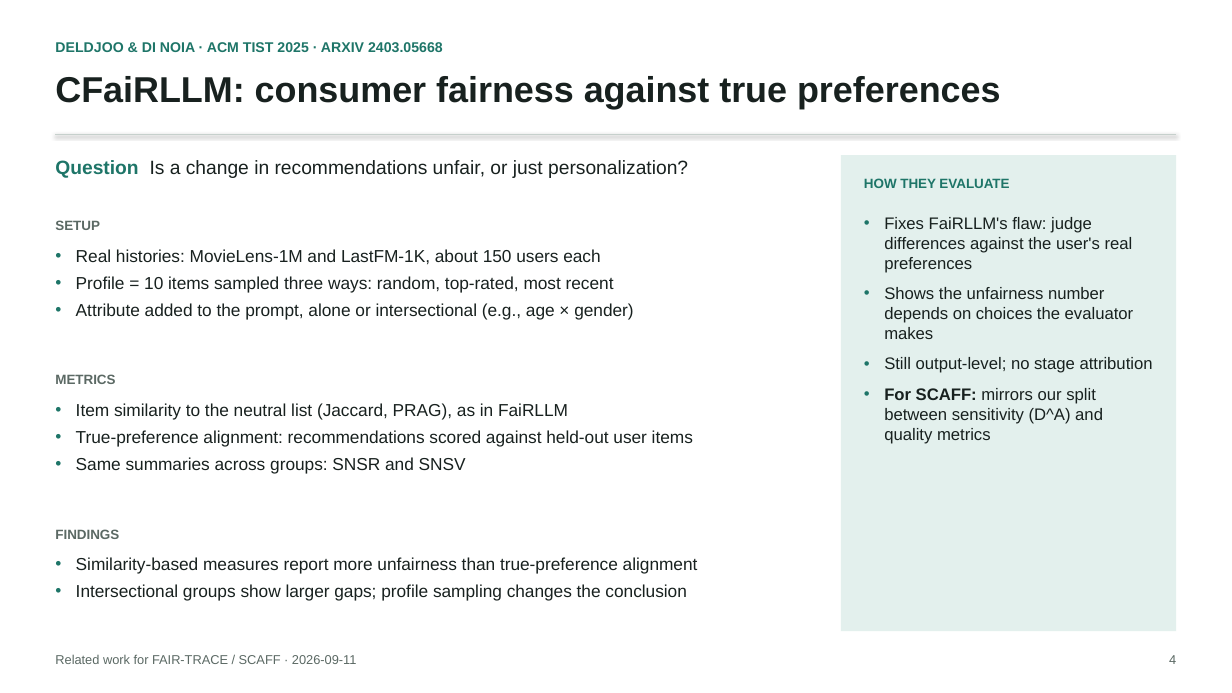
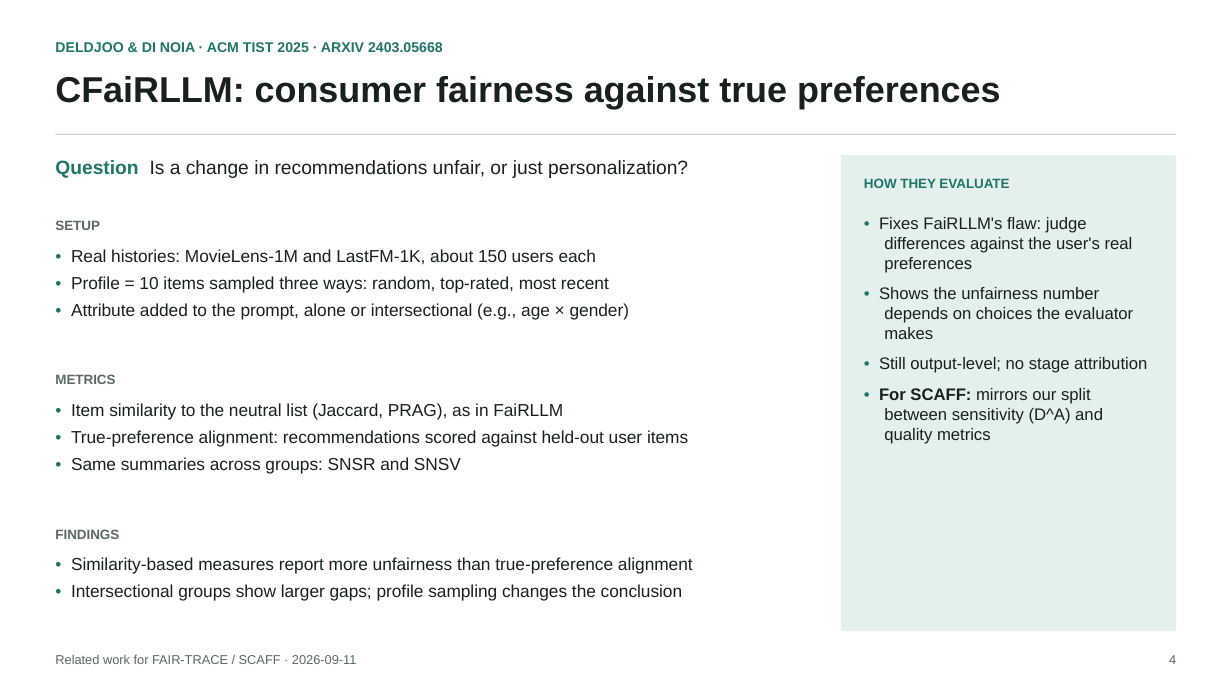
Before and after one commit to JiaruiWang-Jill/fair-trace, a slide deck: slide 4 of 0911_related_work_fairness_audits.pptx. Drawn at 1232x693 pixels with LibreOffice and Linux fonts; fonts in the diff are those of the drawing. Boxes give left, top, right and bottom in pixels: in the first picture for what was removed or moved away, otherwise in the second. Text is boxed around its words. In the diff, an @@ line names an element or a change of style, - is before the commit and + after.

```diff
--- a/0911_related_work_fairness_audits.pptx
+++ b/0911_related_work_fairness_audits.pptx
@@ line removed from (55, 134) to (1177, 134) @@
@@ rectangle added at box(55, 134, 1177, 135), fill #C6D0CC @@
@@ text at box(879, 217, 1147, 444): text changed @@
-• Fixes FaiRLLM's flaw: judge differences against the user's real preferences
-• Shows the unfairness number depends on choices the evaluator makes
-• Still output-level; no stage attribution
-• For SCAFF: mirrors our split between sensitivity (D^A) and quality metrics
+• Fixes FaiRLLM's flaw: judge differences against the user's real preferences
+• Shows the unfairness number depends on choices the evaluator makes
+• Still output-level; no stage attribution
+• For SCAFF: mirrors our split between sensitivity (D^A) and quality metrics
@@ text at box(71, 249, 629, 320): text changed @@
-• Real histories: MovieLens-1M and LastFM-1K, about 150 users each
-• Profile = 10 items sampled three ways: random, top-rated, most recent
-• Attribute added to the prompt, alone or intersectional (e.g., age × gender)
+• Real histories: MovieLens-1M and LastFM-1K, about 150 users each
+• Profile = 10 items sampled three ways: random, top-rated, most recent
+• Attribute added to the prompt, alone or intersectional (e.g., age × gender)
@@ text at box(71, 403, 688, 474): text changed @@
-• Item similarity to the neutral list (Jaccard, PRAG), as in FaiRLLM
-• True-preference alignment: recommendations scored against held-out user items
-• Same summaries across groups: SNSR and SNSV
+• Item similarity to the neutral list (Jaccard, PRAG), as in FaiRLLM
+• True-preference alignment: recommendations scored against held-out user items
+• Same summaries across groups: SNSR and SNSV
@@ text at box(71, 557, 693, 601): text changed @@
-• Similarity-based measures report more unfairness than true-preference alignment
-• Intersectional groups show larger gaps; profile sampling changes the conclusion
+• Similarity-based measures report more unfairness than true-preference alignment
+• Intersectional groups show larger gaps; profile sampling changes the conclusion
```
Also in this commit, not shown: 7 other slides changed, 1 other file.
